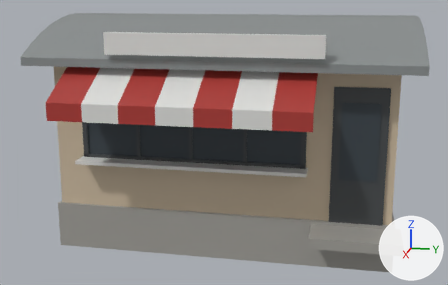
Before and after pictures for a commit that changed the glTF model Data/RideUK/Props/SM_Prop_cafe_building_4.glb.
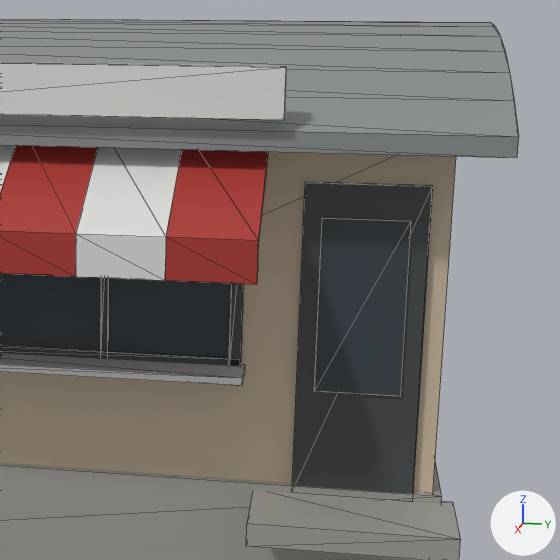
Old and new are each drawn whole from a 50 mm lens placed at (10.17, 1.8, 3.43), pointed at (0.36, -0.16, 0.98) and again close up on the part from 44% to 100% of the width and 2% to 89% of the height. Arrows for +X, +Y and +Z are at lower right; the lights stay in place. The first two pictures are the older version. The close-ups show mesh edges as thin lines. Vertices at exactly the same position are counted once.

Objects in the first close-up: 'SM_Prop_cafe_building_4'.
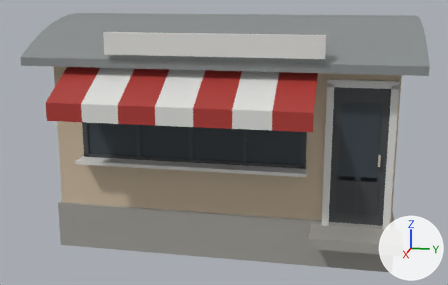
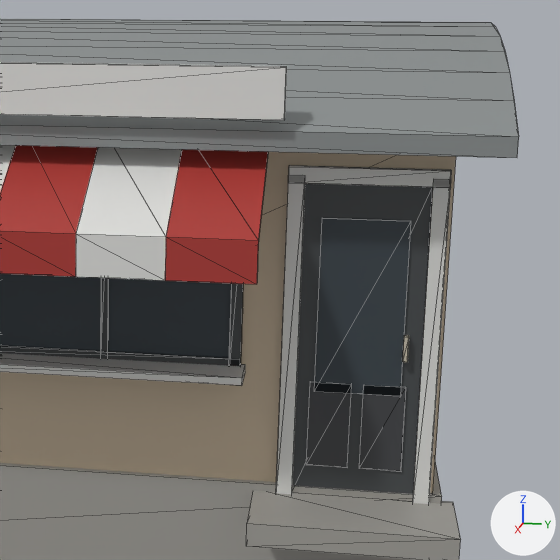
Where the change shows, as pixel boxes (x1, y1, x2, y2) in the close-ups (560 x 560 px):
part 1 of me_sm_prop_cafe_building_4, added
    after: (276, 175, 305, 494)
part 2 of me_sm_prop_cafe_building_4, added
    after: (413, 179, 451, 504)
part 3 of me_sm_prop_cafe_building_4, added
    after: (289, 165, 452, 188)
part 4 of me_sm_prop_cafe_building_4, added
    after: (306, 381, 351, 468)
part 5 of me_sm_prop_cafe_building_4, added
    after: (359, 385, 406, 471)
part 6 of me_sm_prop_cafe_building_4, added
    after: (402, 335, 409, 362)

The edits, one by one:
me_sm_prop_cafe_building_4 is used by ob_sm_prop_cafe_building_4; location (0.0, 0.0, 0.0).
me_sm_prop_cafe_building_4 had 192 vertices, 376 faces and spanned x -2.0..2.5, y -2.8..2.8, z -0.5..3.05.
me_sm_prop_cafe_building_4 now has 264 vertices, 484 faces and spans x -2.0..2.5, y -2.8..2.8, z -0.5..3.05.
me_sm_prop_cafe_building_4 part 1: a new loose piece, a box spanning x 1.61..1.67, y 1.525..1.625, z 0.1..2.2, in mat_defaultmaterial.
me_sm_prop_cafe_building_4 part 2: a new loose piece, a box spanning x 1.61..1.67, y 2.375..2.475, z 0.1..2.2, in mat_defaultmaterial.
me_sm_prop_cafe_building_4 part 3: a new loose piece, a box spanning x 1.61..1.67, y 1.525..2.475, z 2.15..2.25, in mat_defaultmaterial.
me_sm_prop_cafe_building_4 part 4: a new loose piece, a box spanning x 1.64..1.66, y 1.707..1.963, z 0.35..0.9, in mat_defaultmaterial.
me_sm_prop_cafe_building_4 part 5: a new loose piece, a box spanning x 1.64..1.66, y 2.037..2.293, z 0.35..0.9, in mat_defaultmaterial.
me_sm_prop_cafe_building_4 part 6: a new loose piece, a box spanning x 1.645..1.695, y 2.26..2.29, z 1.07..1.23, in mat_defaultmaterial.
Other edits to the shape of me_sm_prop_cafe_building_4 do not show in these pictures.
